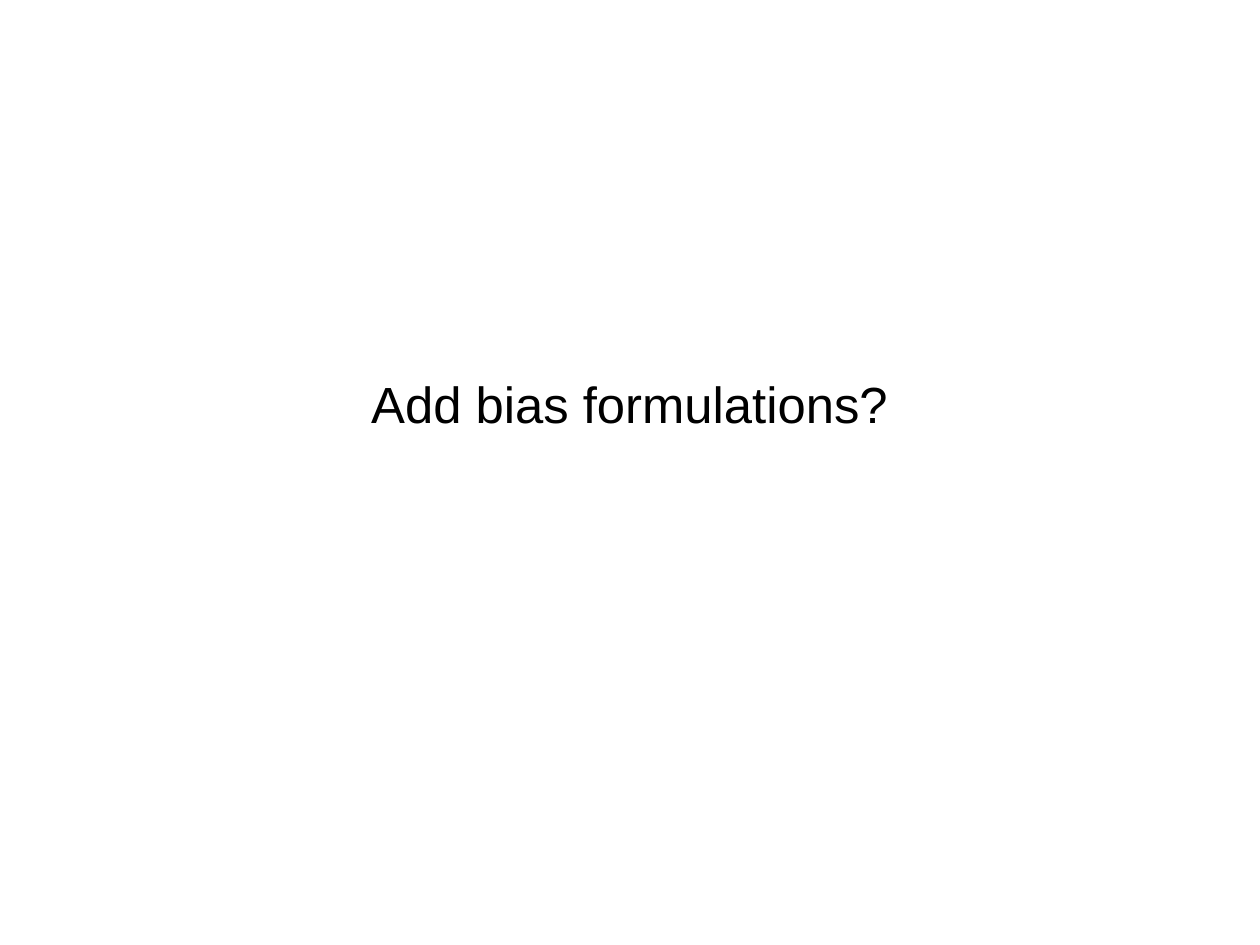
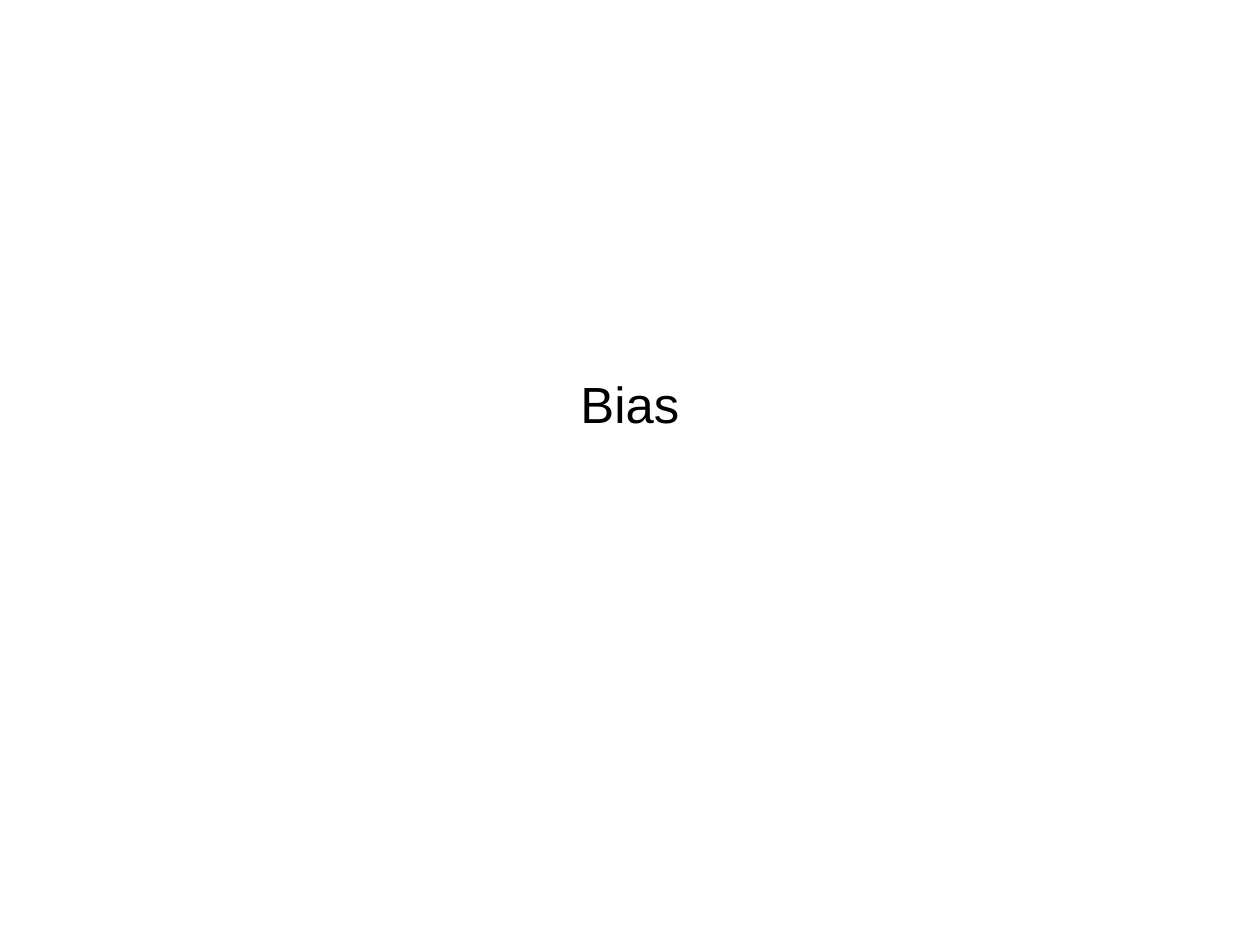
Before and after one commit to amueller/talks_odt, a slide deck: slide 38 of 2017/promises_and_perils_pyparis.odp (slide 26 before the commit). Drawn at 1260x945 pixels with LibreOffice and Linux fonts; fonts in the diff are those of the drawing. Boxes give left, top, right and bottom in pixels: in the first picture for what was removed or moved away, otherwise in the second. Text is boxed around its words. In the diff, an @@ line names an element or a change of style, - is before the commit and + after.

```diff
--- a/2017/promises_and_perils_pyparis.odp
+++ b/2017/promises_and_perils_pyparis.odp
@@ subtitle at bbox=[580, 386, 679, 424]: text changed @@
-Add bias formulations?
+Bias
```
Also in this commit, not shown: 2 other slides changed, 15 slides added, 9 slides removed.
